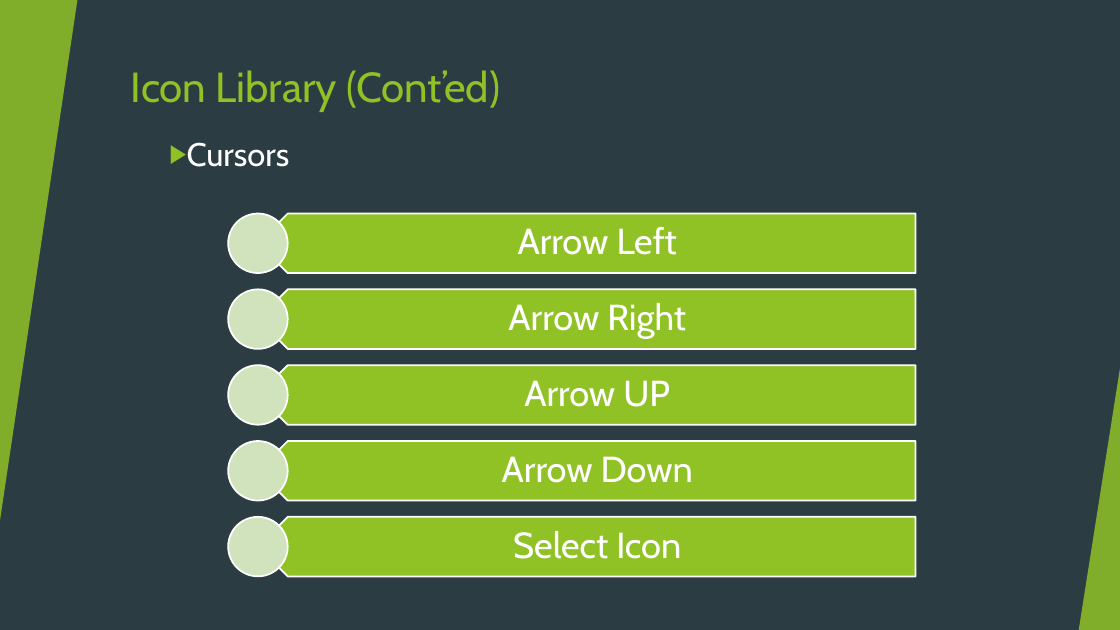
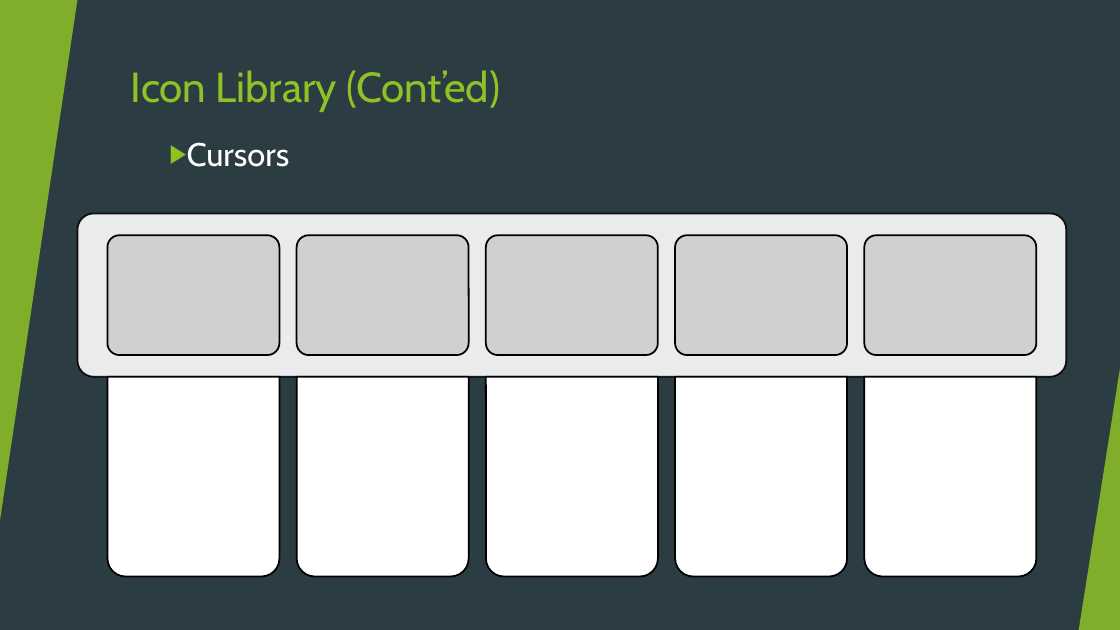
Before and after one commit to HYDROXY-RESEARCH-GROUP/H20-DECOMPOSITION, a slide deck: slide 16 of Display Output/Display Output.pptx. Drawn at 1120x630 pixels with LibreOffice and Linux fonts; fonts in the diff are those of the drawing; grey boxes stand for pictures. Boxes give left, top, right and bottom in pixels: in the first picture for what was removed or moved away, otherwise in the second. Text is boxed around its words. In the diff, an @@ line names an element or a change of style, - is before the commit and + after.

```diff
--- a/Display Output/Display Output.pptx
+++ b/Display Output/Display Output.pptx
@@ group added at [77,213,1066,577]: 5 pictures, 5 round same rects, 1 rounded rectangle @@
@@ group removed at [229,213,916,576]: 5 pentagon arrows, 5 texts, 5 ellipses @@
-Arrow Left
-Arrow Right
-Arrow UP
-Arrow Down
-Select Icon
```
Also in this commit, not shown: 2 other slides changed, 3 other files.
